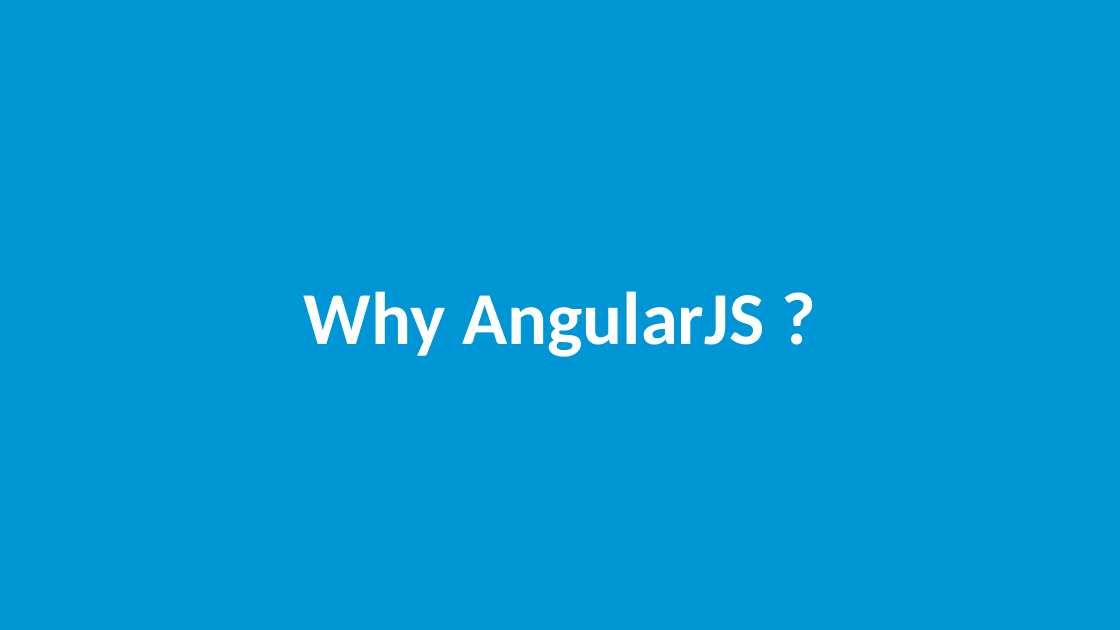
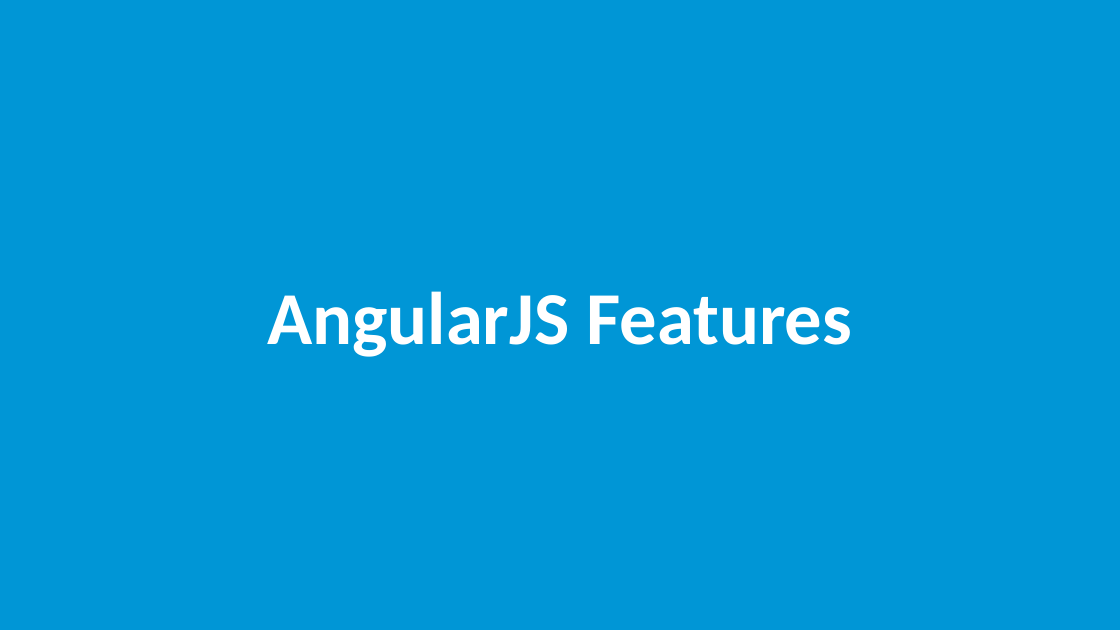
Before and after one commit to Donaldvan/devops-tools, a slide deck: slide 16 of TechBU/AngularJS/Getting Started With AngularJS/AngularJS_WP_21Oct.pptx (slide 3 before the commit). Drawn at 1120x630 pixels with LibreOffice and Linux fonts; fonts in the diff are those of the drawing. Boxes give left, top, right and bottom in pixels: in the first picture for what was removed or moved away, otherwise in the second. Text is boxed around its words. In the diff, an @@ line names an element or a change of style, - is before the commit and + after.

Commit message:
Angular Webinar

```diff
--- a/TechBU/AngularJS/Getting Started With AngularJS/AngularJS_WP_21Oct.pptx
+++ b/TechBU/AngularJS/Getting Started With AngularJS/AngularJS_WP_21Oct.pptx
@@ text in rectangle at [267, 291, 852, 357]: text changed @@
-Why AngularJS ?
+AngularJS Features
```
Also in this commit, not shown: 9 other slides changed, 12 slides added, 4 slides removed.
